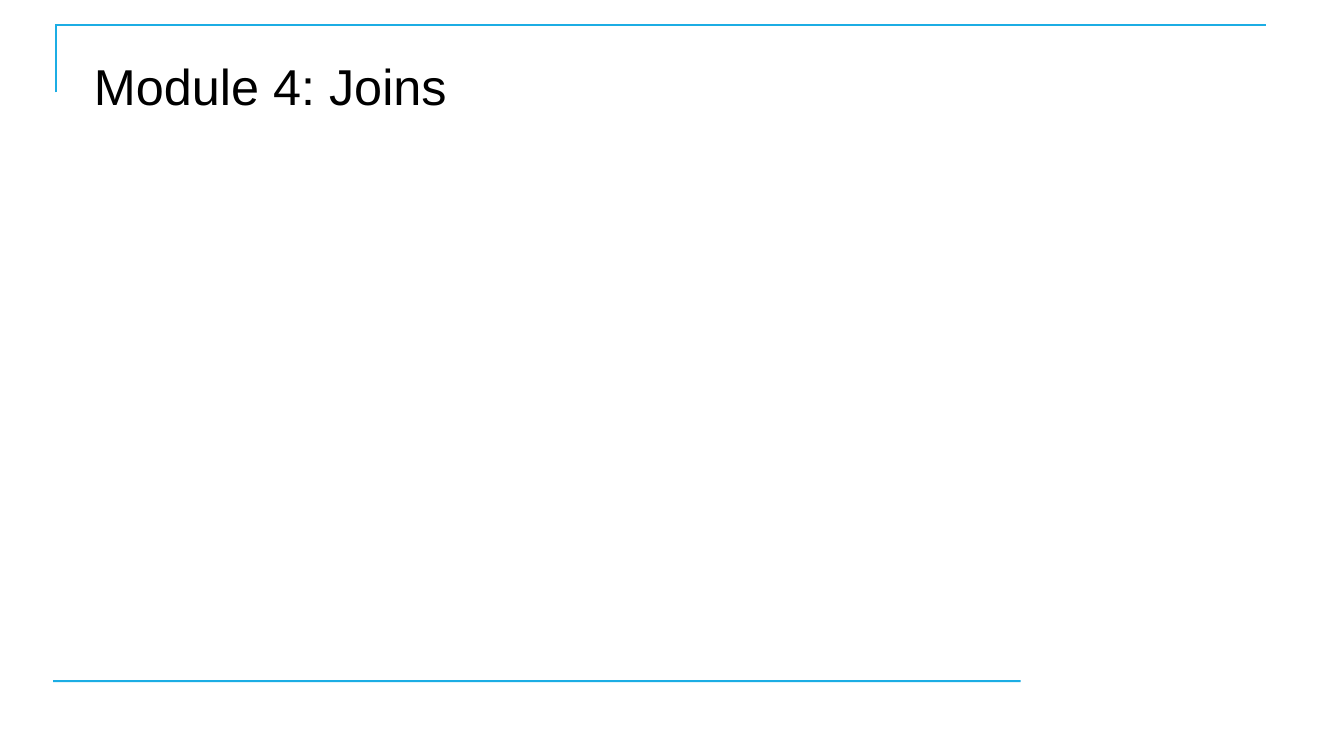
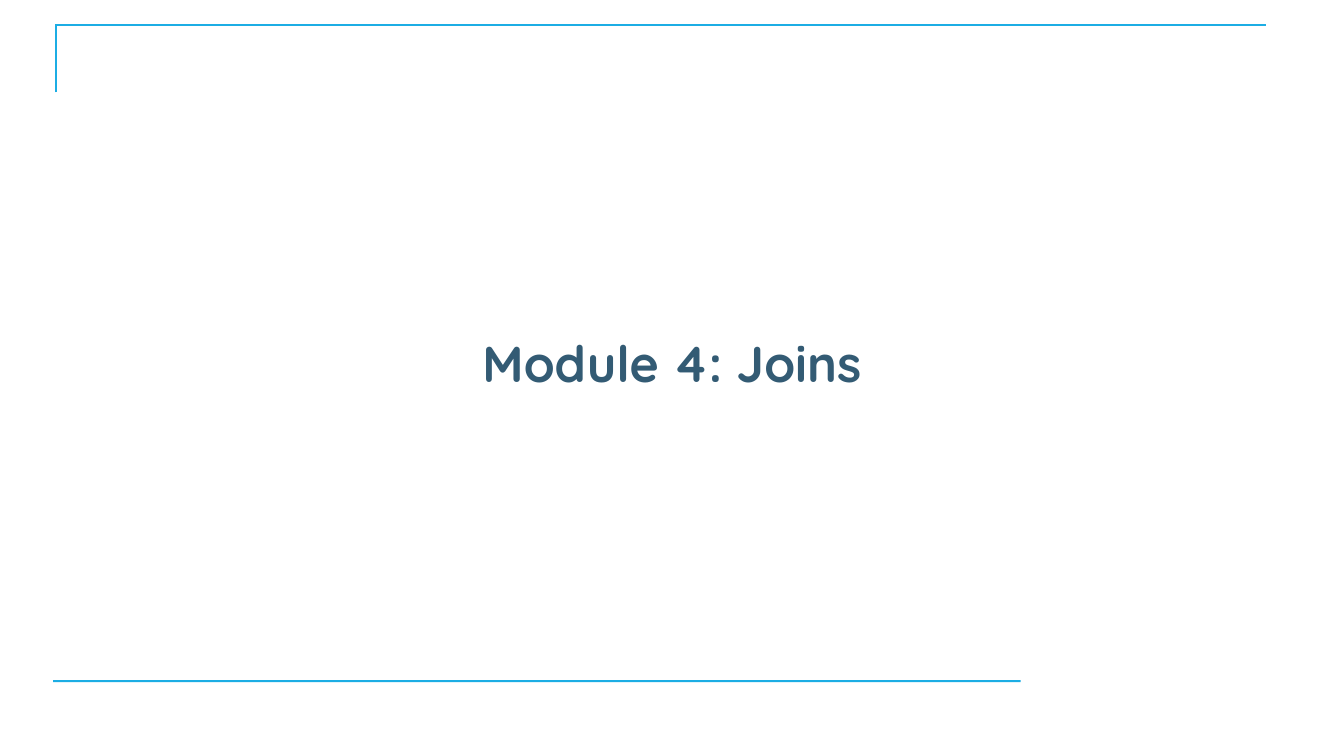
Before and after one commit to CostelloTechnicalConsulting/XTBP10---Tableau-Prep-Introduction, a slide deck: slide 36 of ppt/TableauPrepBuilderIntroV1_1.pptx (slide 35 before the commit). Drawn at 1344x756 pixels with LibreOffice and Linux fonts; fonts in the diff are those of the drawing; background and template pictures are left out. Boxes give left, top, right and bottom in pixels: in the first picture for what was removed or moved away, otherwise in the second. Text is boxed around its words. In the diff, an @@ line names an element or a change of style, - is before the commit and + after.

```diff
--- a/ppt/TableauPrepBuilderIntroV1_1.pptx
+++ b/ppt/TableauPrepBuilderIntroV1_1.pptx
@@ title "Module 4: Joins": place and size @@
-title "Module 4: Joins" at (94, 68, 447, 106)
+title "Module 4: Joins" at (482, 344, 861, 383)
@@ title "Module 4: Joins" at (482, 344, 861, 383): font Arial to Quicksand, text colour #000000 to #335B74, bold on; alignment left to centre @@
```
Also in this commit, not shown: 6 other slides changed, 1 slide added, 1 slide removed, 1 other file.
